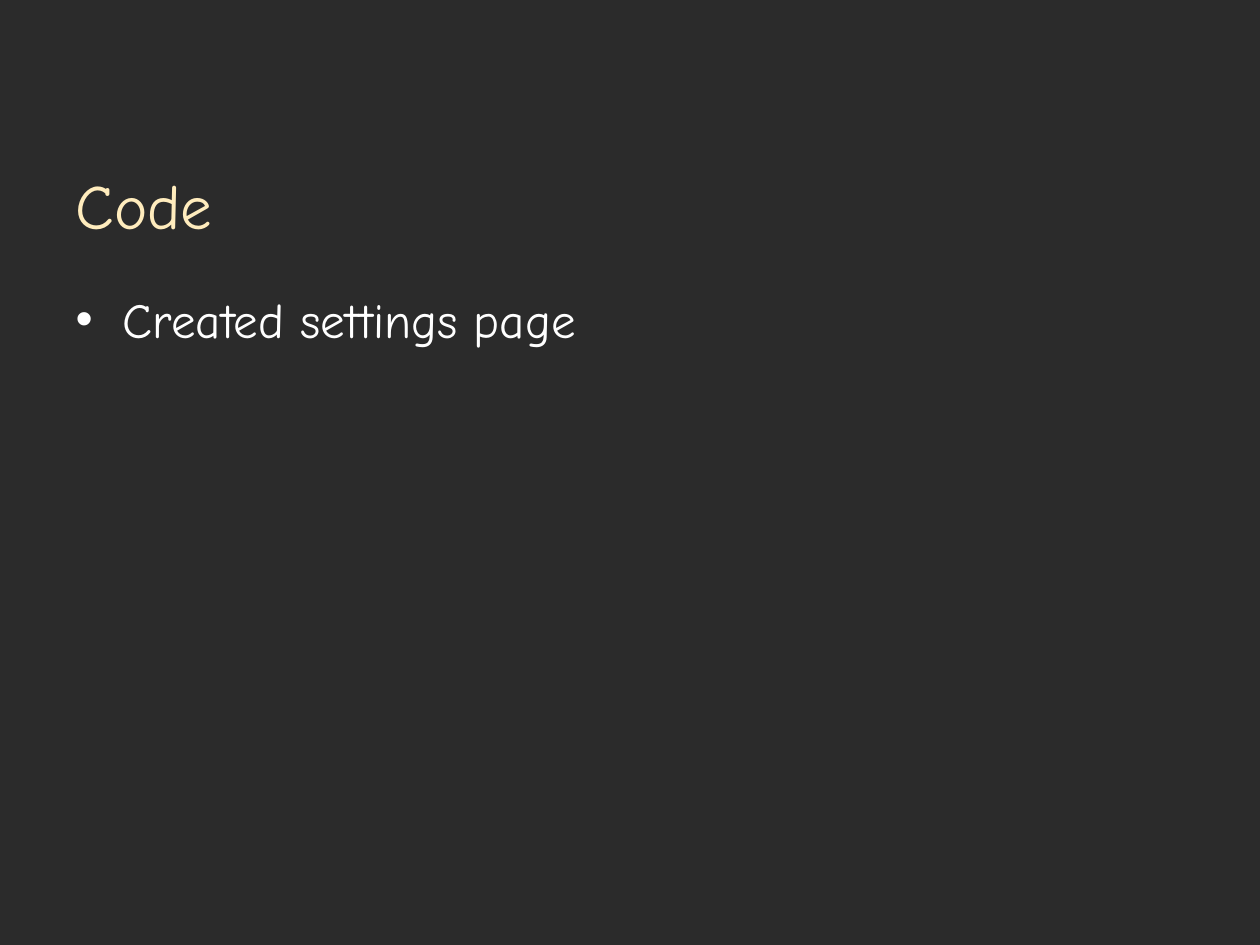
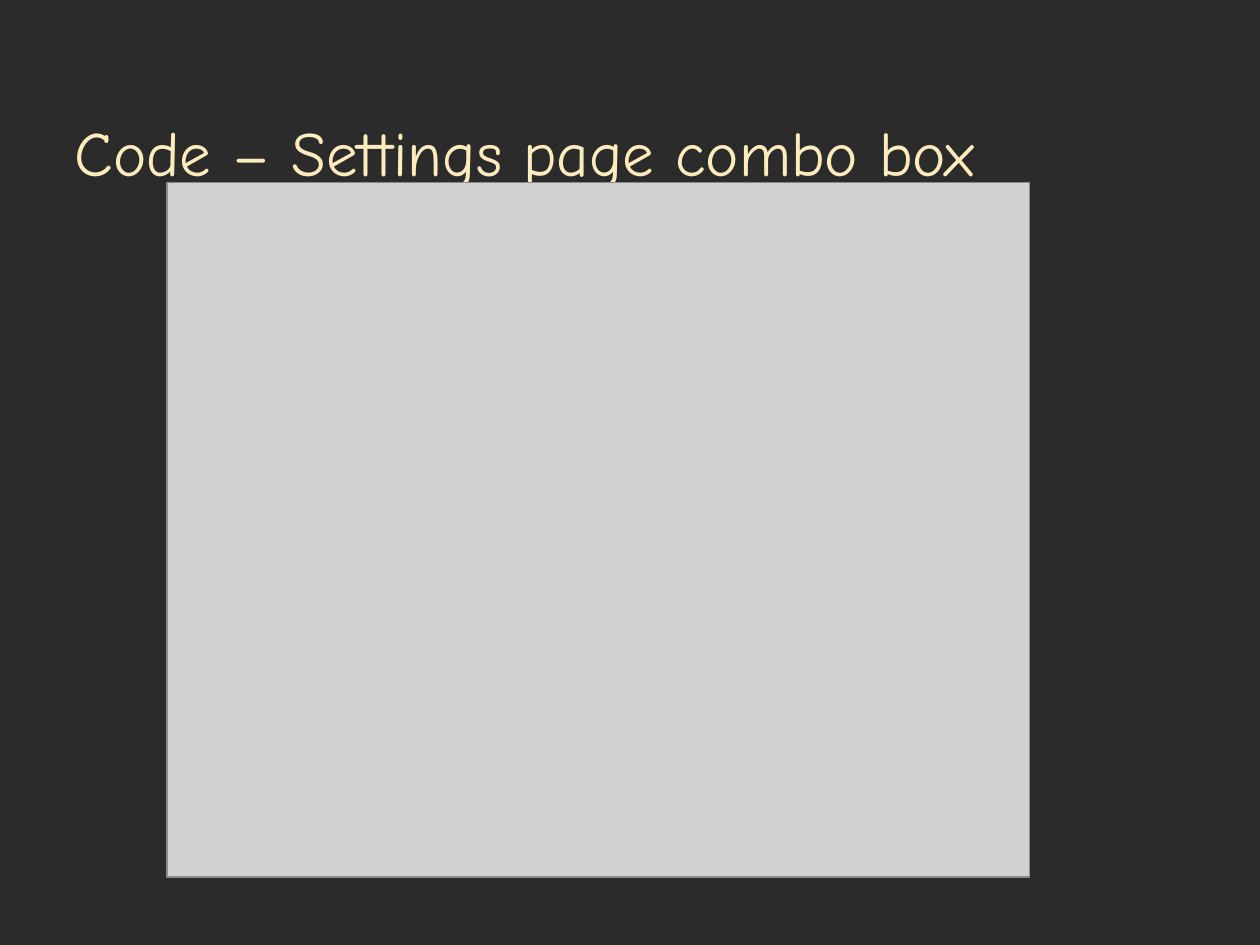
Before and after one commit to lance66/play-zone, a slide deck: slide 10 of doc/PowerPoints/Sprint 3 Term 2/Winter 2015 S3 Presentation.pptx. Drawn at 1260x945 pixels with LibreOffice and Linux fonts; fonts in the diff are those of the drawing; grey boxes stand for pictures; background and template pictures are left out; a plain dark background stands for a picture behind light text. Boxes give left, top, right and bottom in pixels: in the first picture for what was removed or moved away, otherwise in the second. Text is boxed around its words. In the diff, an @@ line names an element or a change of style, - is before the commit and + after.

Commit message:
Updated PowerPoint and Settings
Created PowerPoint and made changes to the CG_settings.qml

```diff
--- a/doc/PowerPoints/Sprint 3 Term 2/Winter 2015 S3 Presentation.pptx
+++ b/doc/PowerPoints/Sprint 3 Term 2/Winter 2015 S3 Presentation.pptx
@@ title at (x1=74, y1=132, x2=974, y2=197): text changed @@
-Code
+Code – Settings page combo box
@@ picture added at (x1=168, y1=183, x2=1031, y2=877) @@
@@ text removed at (x1=123, y1=304, x2=576, y2=348) @@
-• Created settings page
```
Also in this commit, not shown: 1 other slide changed, 1 other file.
